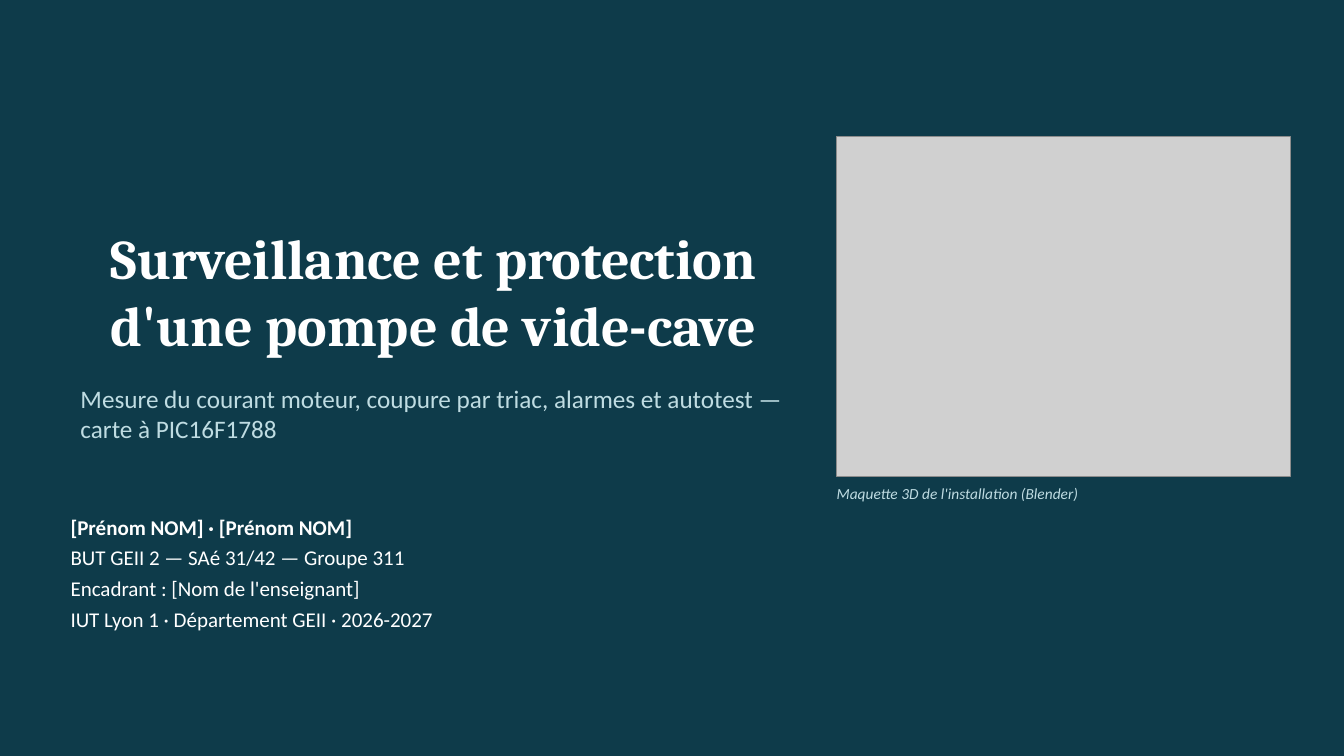
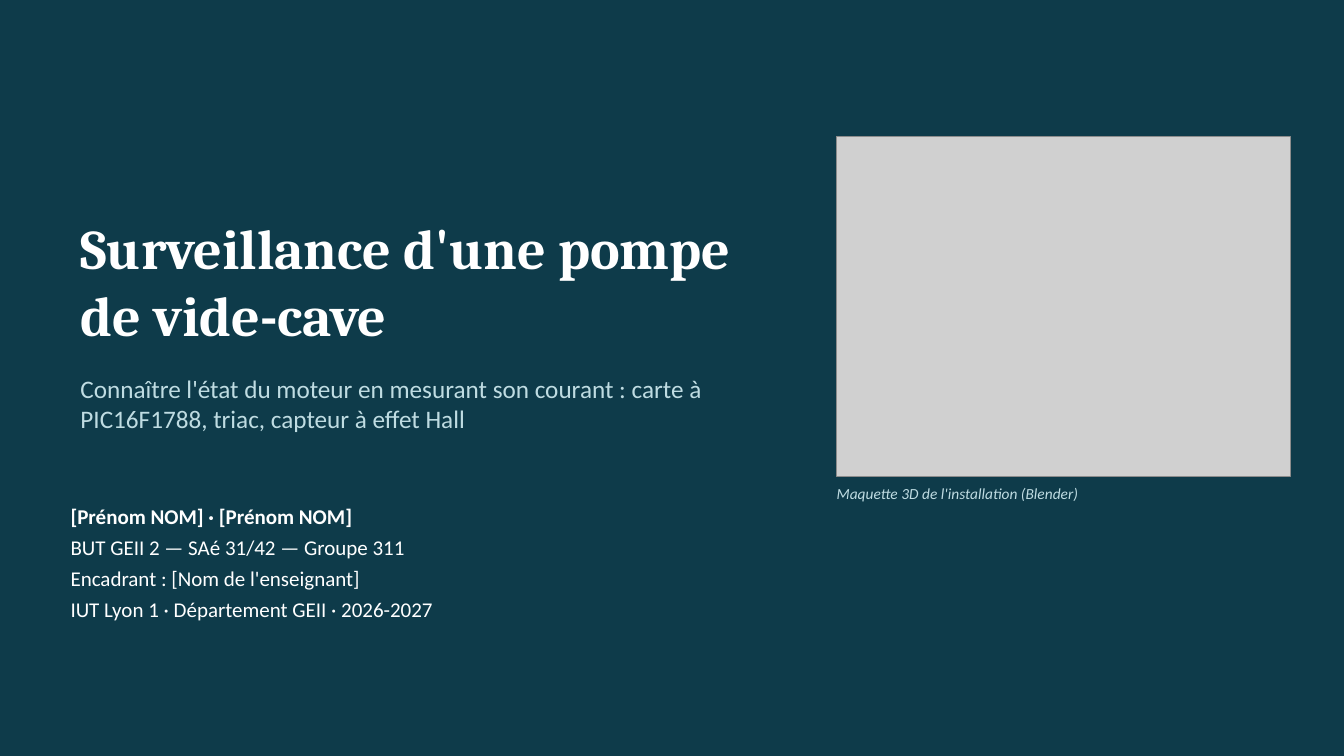
Before and after one commit to glm02/projet-vide-cave, a slide deck: slide 1 of 01_Documents/Presentation/Soutenance_vide-cave.pptx. Drawn at 1344x756 pixels with LibreOffice and Linux fonts; fonts in the diff are those of the drawing; grey boxes stand for pictures. Boxes give left, top, right and bottom in pixels: in the first picture for what was removed or moved away, otherwise in the second. Text is boxed around its words. In the diff, an @@ line names an element or a change of style, - is before the commit and + after.

```diff
--- a/01_Documents/Presentation/Soutenance_vide-cave.pptx
+++ b/01_Documents/Presentation/Soutenance_vide-cave.pptx
@@ title at (x1=80, y1=229, x2=730, y2=337): text changed @@
-Surveillance et protection d'une pompe de vide-cave
+Surveillance d'une pompe de vide-cave
@@ text at (x1=80, y1=380, x2=701, y2=432): text changed @@
-Mesure du courant moteur, coupure par triac, alarmes et autotest — carte à PIC16F1788
+Connaître l'état du moteur en mesurant son courant : carte à PIC16F1788, triac, capteur à effet Hall
@@ text "[Prénom NOM] · [Prénom NOM]" moved from (x1=71, y1=519, x2=432, y2=631) to (x1=71, y1=508, x2=432, y2=621) @@
```
Also in this commit, not shown: 3 other slides changed, 9 slides added, 7 slides removed, 11 other files.
